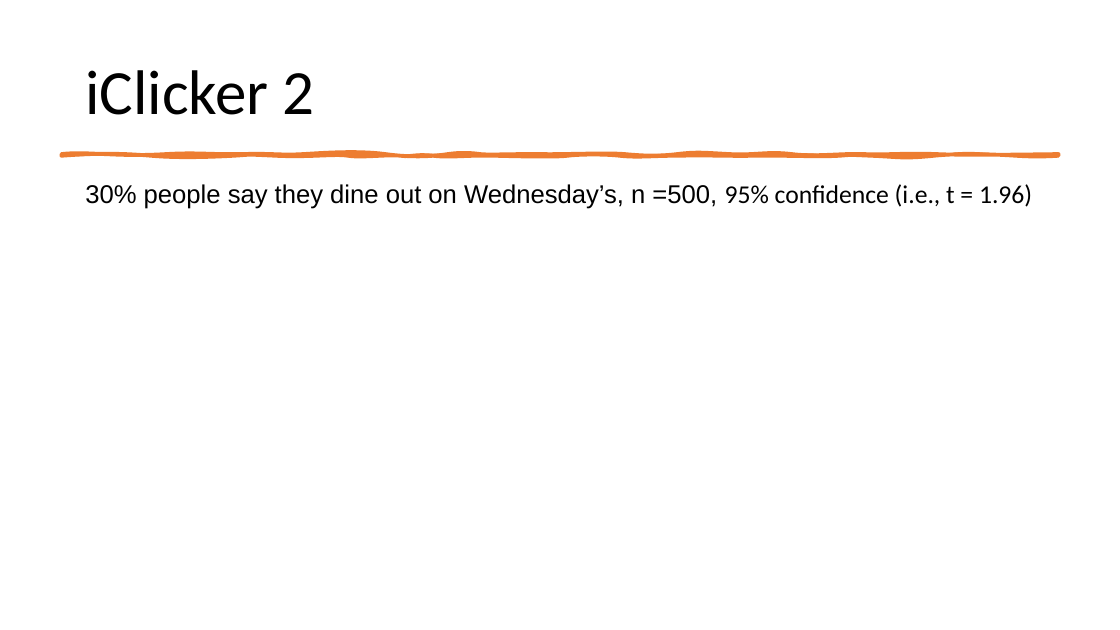
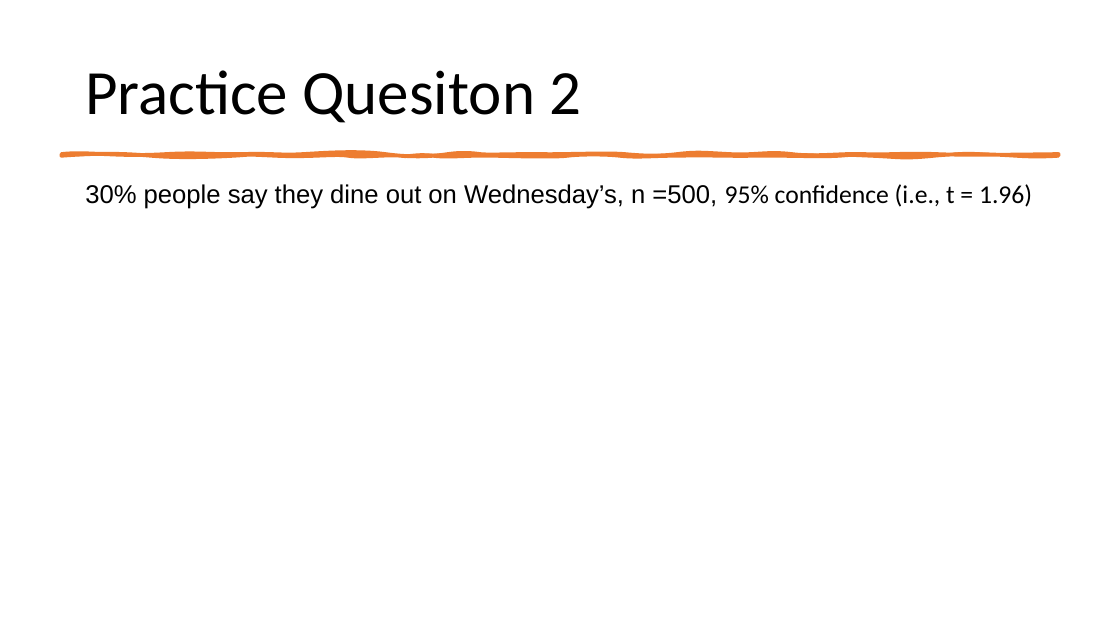
Before and after one commit to mikenguyen13/mar4050, a slide deck: slide 10 of lectures/14/2_Review.pptx (slide 9 before the commit). Drawn at 1120x630 pixels with LibreOffice and Linux fonts; fonts in the diff are those of the drawing. Boxes give left, top, right and bottom in pixels: in the first picture for what was removed or moved away, otherwise in the second. Text is boxed around its words. In the diff, an @@ line names an element or a change of style, - is before the commit and + after.

```diff
--- a/lectures/14/2_Review.pptx
+++ b/lectures/14/2_Review.pptx
@@ title at [85,70,581,123]: text changed @@
-iClicker 2
+Practice Quesiton 2
```
Also in this commit, not shown: 7 other slides changed, 3 slides added, 2 slides removed, 3 other files.
